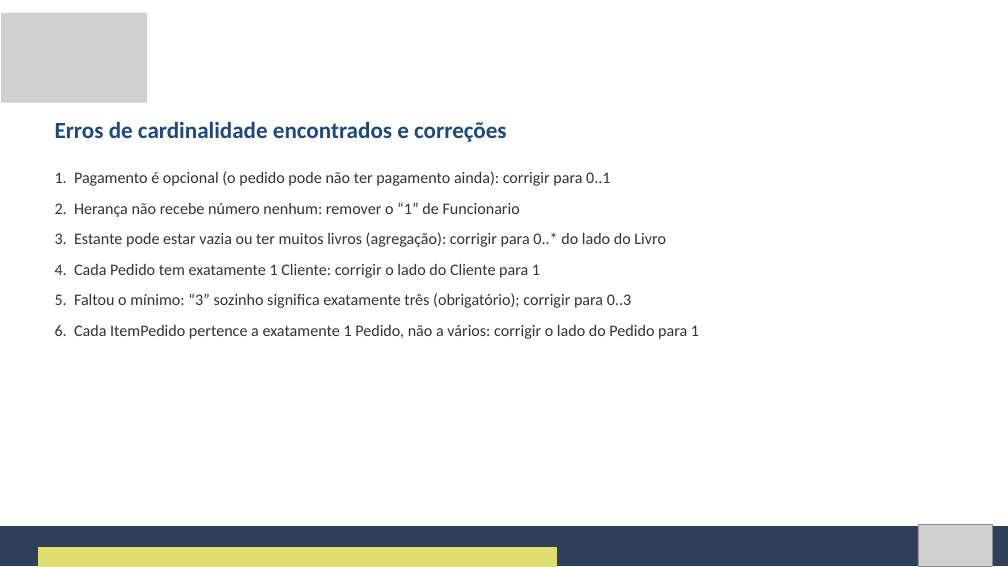
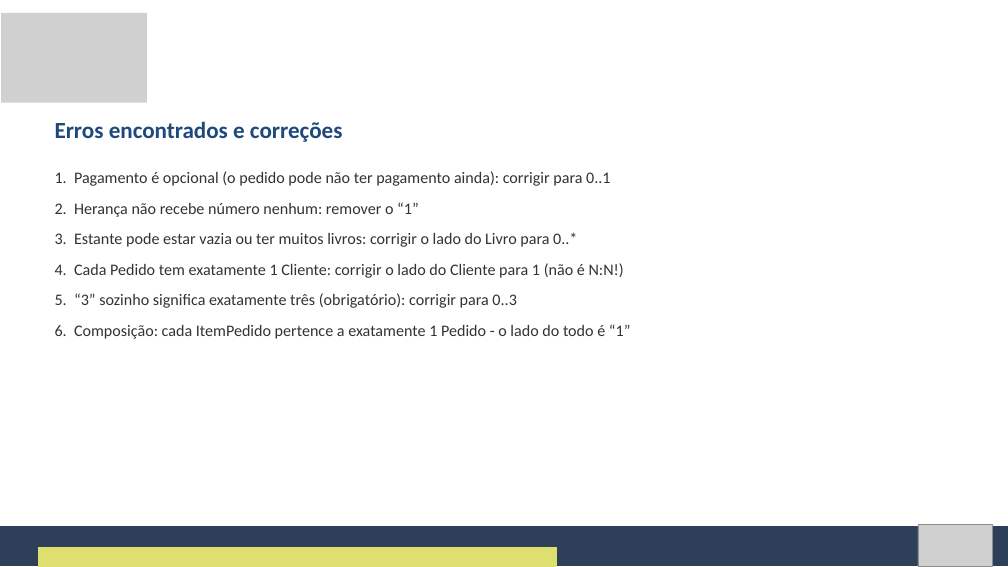
Before and after one commit to Natan20/Curso-Modelagem-De-Sistemas-Material, a slide deck: slide 94 of Aula 06 - 25-09-2026/Aula 6 - Slides.pptx (slide 99 before the commit). Drawn at 1008x567 pixels with LibreOffice and Linux fonts; fonts in the diff are those of the drawing; grey boxes stand for pictures. Boxes give left, top, right and bottom in pixels: in the first picture for what was removed or moved away, otherwise in the second. Text is boxed around its words. In the diff, an @@ line names an element or a change of style, - is before the commit and + after.

Commit message:
Amplia a Aula 6: cardinalidade e além, atividades com ponto de partida
- Slides (117) e Apostila reestruturados: 1:1/1:N/N:N, papéis, navegabilidade,
  associação reflexiva, classe associativa, restrições e ponte com o banco
- Atividade 1 alinhada ao diagrama da Aula 5 (verbos originais e as
  associações Atendente registra / Gerente autoriza Pedido)
- Atividade 3 (revisão geral AutoCerto) dividida em 3 etapas, com exemplo
  de formato para cada parte
- Exemplo guiado com passos de posicionamento e slide de resultado esperado
- Arquivos .drawio de ponto de partida para o exemplo guiado e as
  Atividades 1 e 2
- Novos diagramas da aula

```diff
--- a/Aula 06 - 25-09-2026/Aula 6 - Slides.pptx
+++ b/Aula 06 - 25-09-2026/Aula 6 - Slides.pptx
@@ text at [55, 121, 343, 142]: text changed @@
-Erros de cardinalidade encontrados e correções
+Erros encontrados e correções
@@ text at [55, 202, 631, 339]: text changed @@
-2. Herança não recebe número nenhum: remover o “1” de Funcionario
-3. Estante pode estar vazia ou ter muitos livros (agregação): corrigir para 0..* do lado do Livro
-4. Cada Pedido tem exatamente 1 Cliente: corrigir o lado do Cliente para 1
-5. Faltou o mínimo: “3” sozinho significa exatamente três (obrigatório); corrigir para 0..3
-6. Cada ItemPedido pertence a exatamente 1 Pedido, não a vários: corrigir o lado do Pedido para 1
+2. Herança não recebe número nenhum: remover o “1”
+3. Estante pode estar vazia ou ter muitos livros: corrigir o lado do Livro para 0..*
+4. Cada Pedido tem exatamente 1 Cliente: corrigir o lado do Cliente para 1 (não é N:N!)
+5. “3” sozinho significa exatamente três (obrigatório): corrigir para 0..3
+6. Composição: cada ItemPedido pertence a exatamente 1 Pedido - o lado do todo é “1”
```
Also in this commit, not shown: 64 other slides changed, 41 slides added, 30 slides removed, 20 other files.
